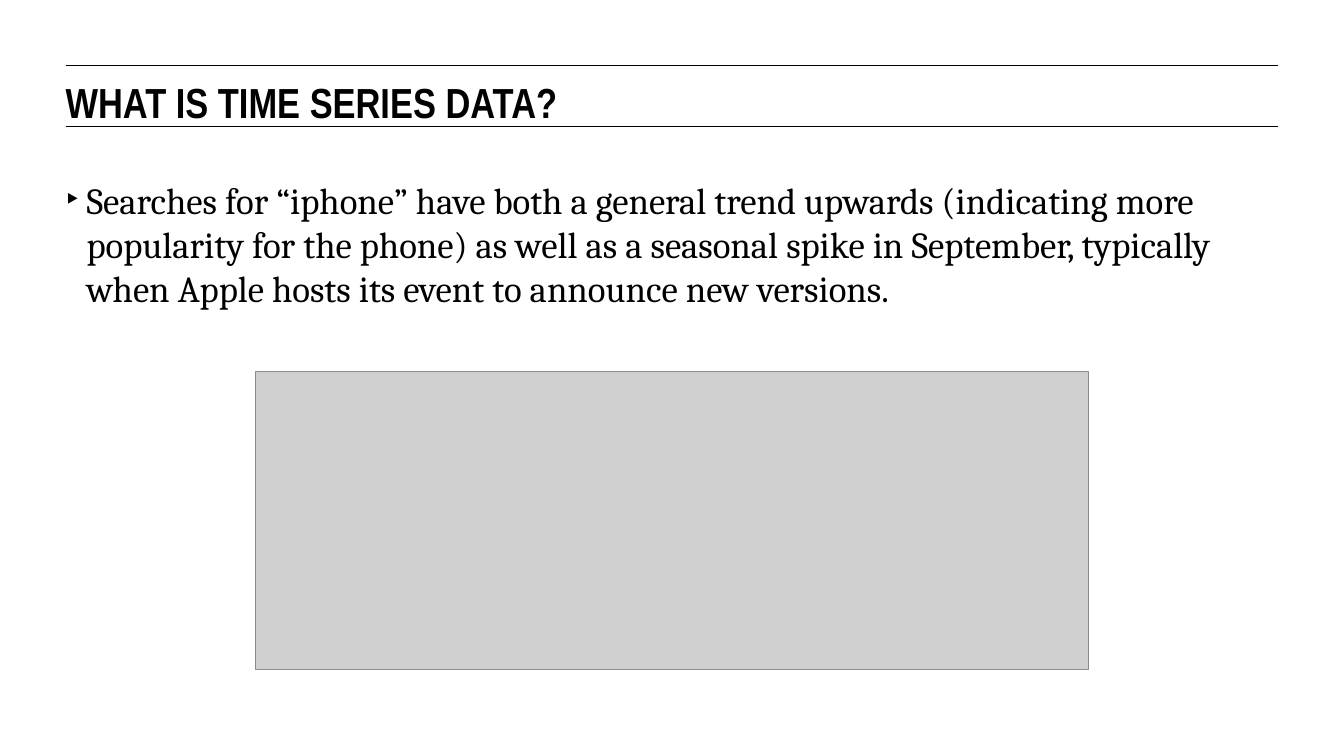
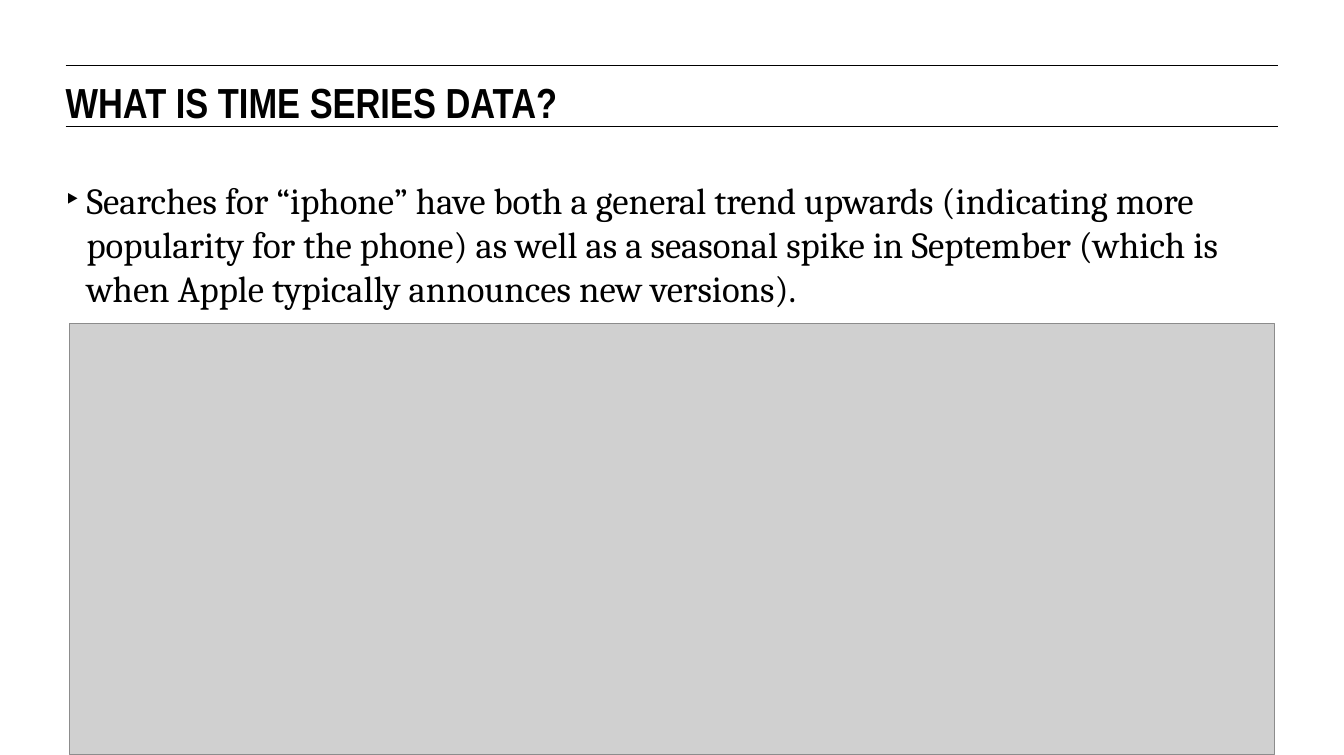
Before and after one commit to eflautt/ga-data-science, a slide deck: slide 22 of lessons/lesson-15/15-time-series-analysis.pptx. Drawn at 1344x755 pixels with LibreOffice and Linux fonts; fonts in the diff are those of the drawing; grey boxes stand for pictures. Boxes give left, top, right and bottom in pixels: in the first picture for what was removed or moved away, otherwise in the second. Text is boxed around its words. In the diff, an @@ line names an element or a change of style, - is before the commit and + after.

```diff
--- a/lessons/lesson-15/15-time-series-analysis.pptx
+++ b/lessons/lesson-15/15-time-series-analysis.pptx
@@ text at (x1=87, y1=188, x2=1218, y2=310): text changed @@
-‣ Searches for “iphone” have both a general trend upwards (indicating more popularity for the phone) as well as a seasonal spike in September, typically when Apple hosts its event to announce new versions.
+‣ Searches for “iphone” have both a general trend upwards (indicating more popularity for the phone) as well as a seasonal spike in September (which is when Apple typically announces new versions).
@@ picture resized from (x1=256, y1=371, x2=1089, y2=669) to (x1=69, y1=323, x2=1275, y2=755) @@
```
Also in this commit, not shown: 24 other slides changed, 1 slide added.
